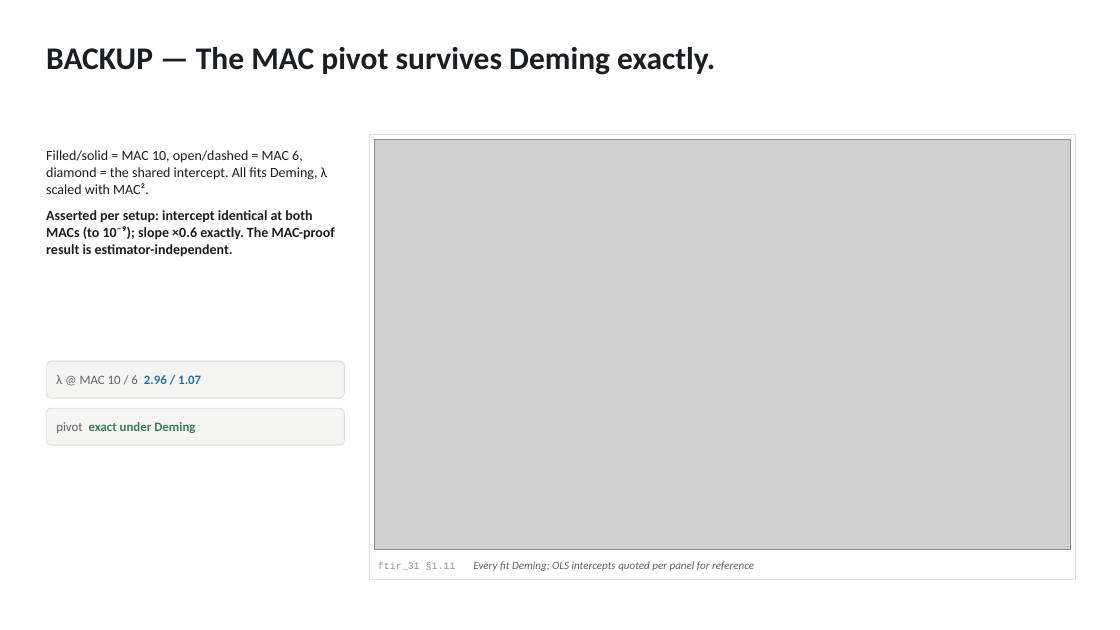
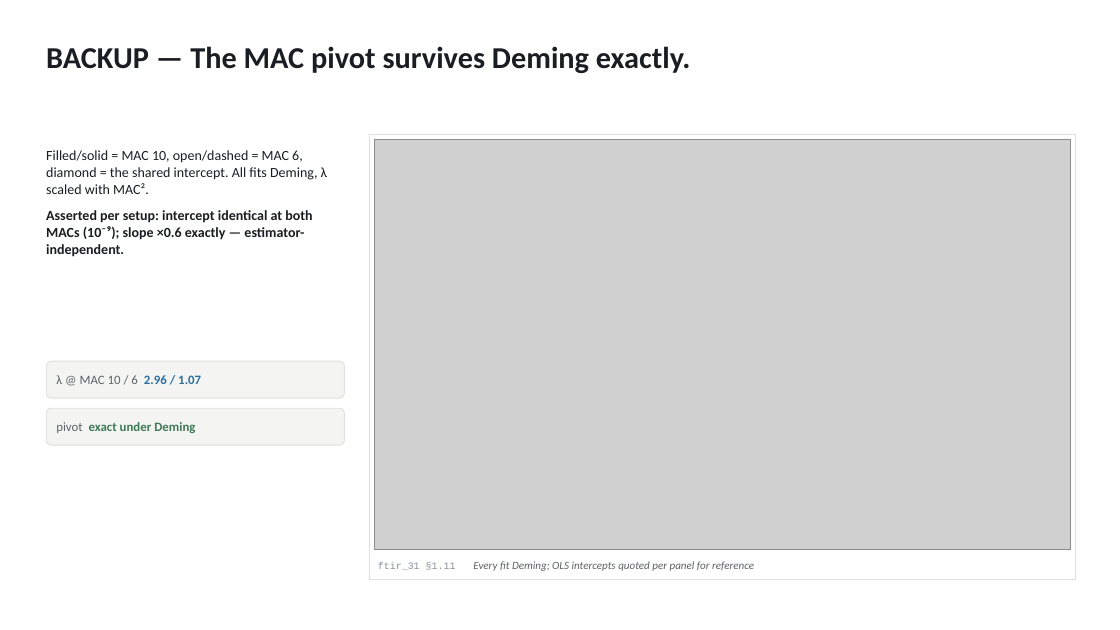
Before and after one commit to ahzs645/aethmodular, a slide deck: slide 23 of research/ftir_ec_phase3/deliverables/satoshi_followup_2026-08-13.pptx (slide 18 before the commit). Drawn at 1120x630 pixels with LibreOffice and Linux fonts; fonts in the diff are those of the drawing; grey boxes stand for pictures. Boxes give left, top, right and bottom in pixels: in the first picture for what was removed or moved away, otherwise in the second. Text is boxed around its words. In the diff, an @@ line names an element or a change of style, - is before the commit and + after.

```diff
--- a/research/ftir_ec_phase3/deliverables/satoshi_followup_2026-08-13.pptx
+++ b/research/ftir_ec_phase3/deliverables/satoshi_followup_2026-08-13.pptx
@@ text "BACKUP — The MAC pivot ..." at box(46, 46, 690, 73): size 27 to 26 pt @@
@@ text at box(46, 210, 312, 257): text changed @@
-Asserted per setup: intercept identical at both MACs (to 10⁻⁹); slope ×0.6 exactly. The MAC-proof result is estimator-independent.
+Asserted per setup: intercept identical at both MACs (10⁻⁹); slope ×0.6 exactly — estimator-independent.
```
Also in this commit, not shown: 16 other slides changed, 6 slides added, 1 slide removed.
